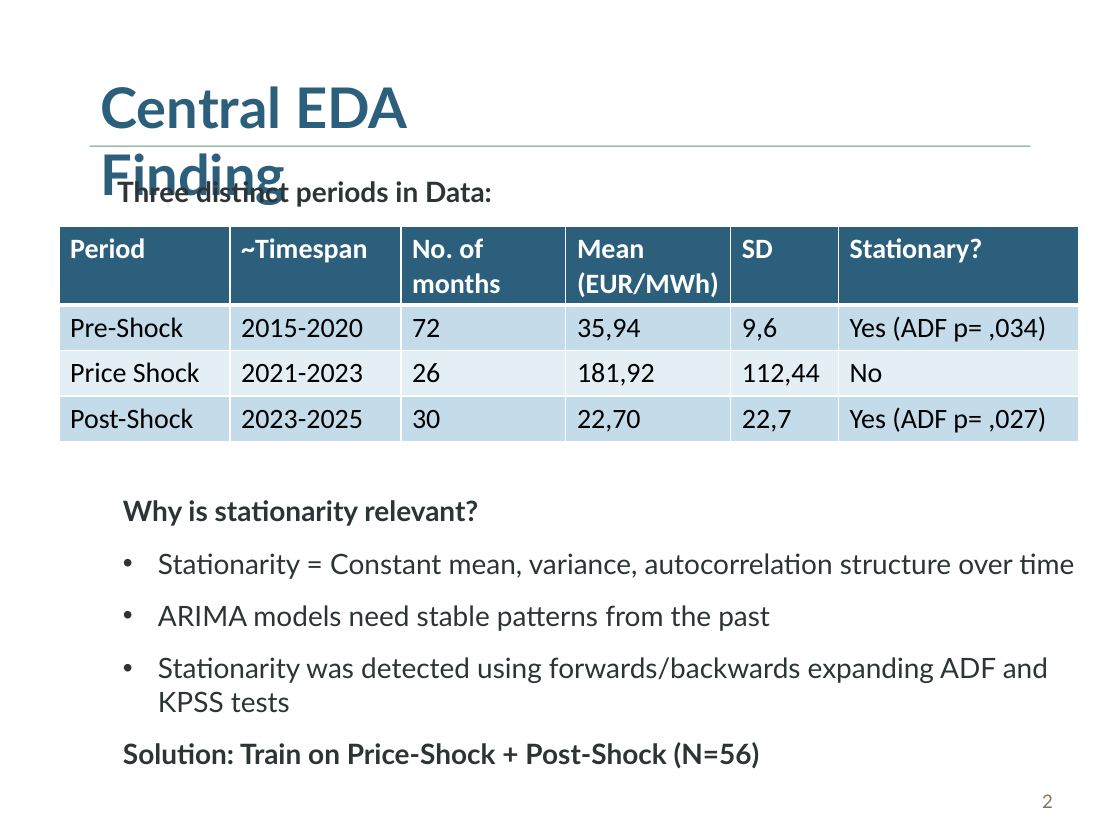
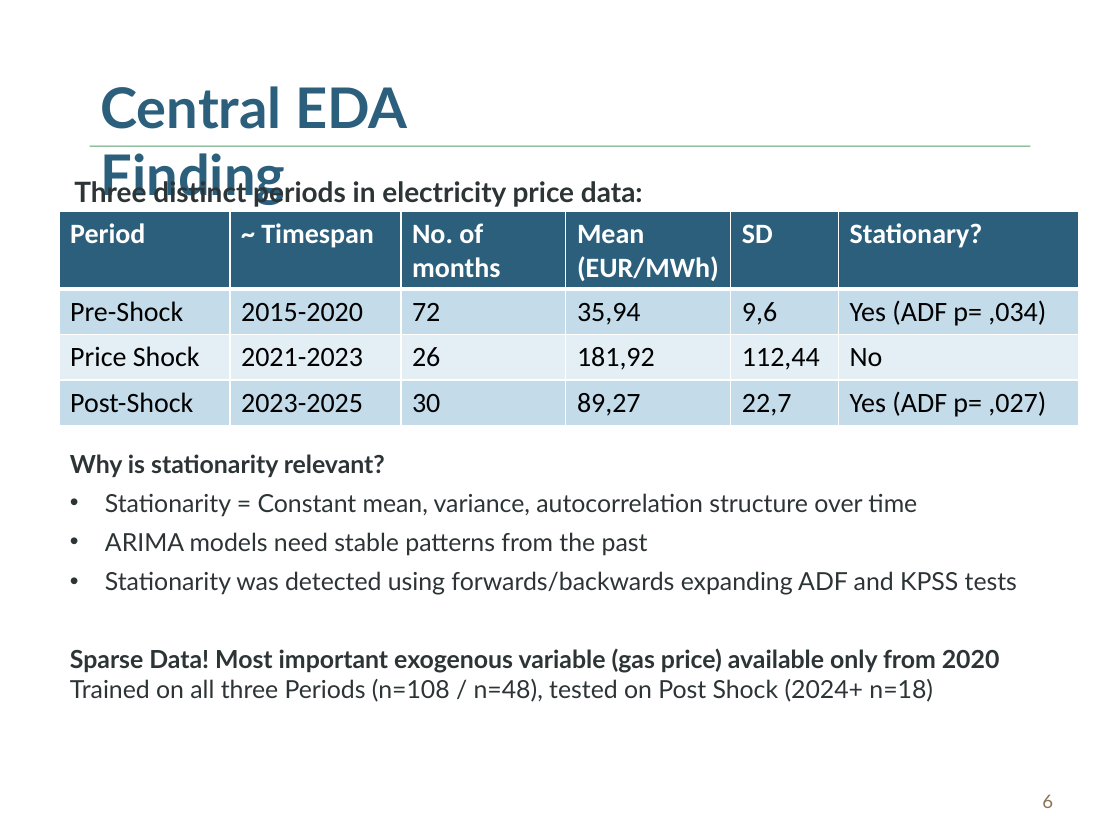
Before and after one commit to Pringlebot/austrian_electricity_prices_capstone, a slide deck: slide 6 of results/capstone_presentation_v09.pptx. Drawn at 1120x840 pixels with LibreOffice and Linux fonts; fonts in the diff are those of the drawing. Boxes give left, top, right and bottom in pixels: in the first picture for what was removed or moved away, otherwise in the second. Text is boxed around its words. In the diff, an @@ line names an element or a change of style, - is before the commit and + after.

```diff
--- a/results/capstone_presentation_v09.pptx
+++ b/results/capstone_presentation_v09.pptx
@@ text at bbox=[74, 178, 643, 208]: text changed @@
-Three distinct periods in Data:
+Three distinct periods in electricity price data:
@@ table at bbox=[59, 211, 1079, 426] @@
-row 1, column 2: ~Timespan
+row 1, column 2: ~ Timespan
-row 4, column 4: 22,70
+row 4, column 4: 89,27
@@ table: place and size @@
-table at bbox=[59, 226, 1079, 441]
+table at bbox=[59, 211, 1079, 426]
@@ text "Why is stationarity relevant?": place and size @@
-text "Why is stationarity relevant?" at bbox=[123, 500, 1074, 769]
+text "Why is stationarity relevant?" at bbox=[70, 454, 1017, 702]
@@ text at bbox=[70, 454, 1017, 595]: size 18 to 16 pt in "Why is stationarity relevant?", "Stationarity = Constant mean, variance, autocorrelation stru ...", "ARIMA models need stable patterns from the ...", "Stationarity was detected using forwards/backwards expanding ..."; less space between paragraphs @@
@@ text at bbox=[70, 648, 1000, 702]: text changed; size 18 to 16 pt @@
-Solution: Train on Price-Shock + Post-Shock (N=56)
+Sparse Data! Most important exogenous variable (gas price) available only from 2020
+Trained on all three Periods (n=108 / n=48), tested on Post Shock (2024+ n=18)
@@ text at bbox=[1042, 794, 1053, 808]: text changed @@
-2
+6
```
Also in this commit, not shown: 6 other slides changed, 7 slides added, 2 slides removed, 10 other files.
